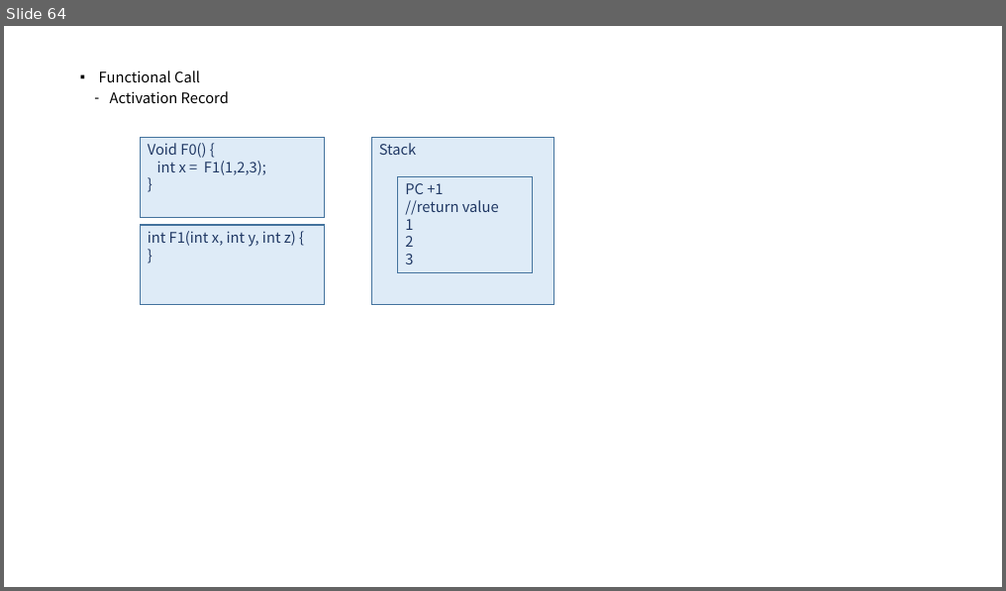
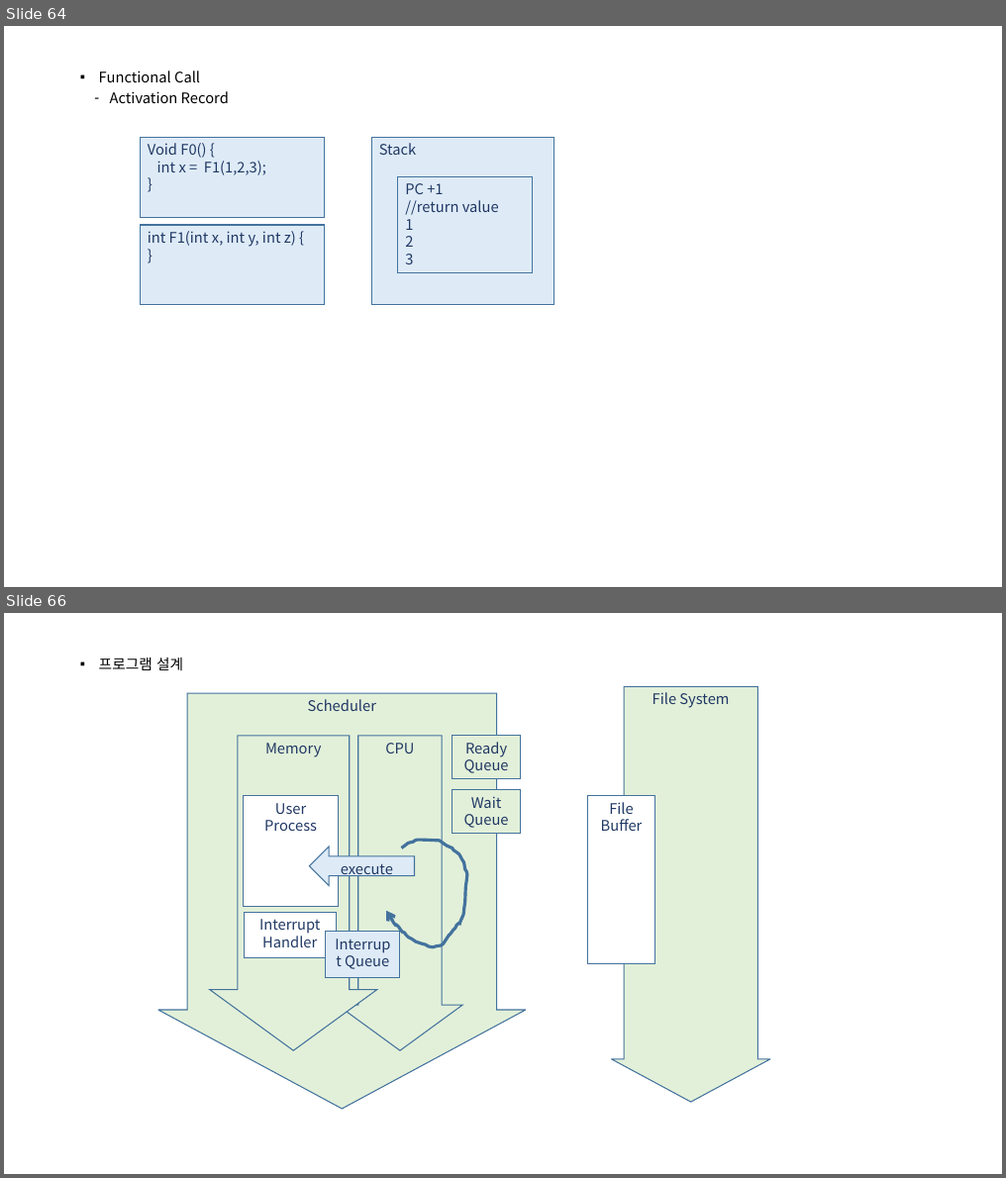
Before and after one commit to mjuclass/202202, a slide deck: OS/시스템프로그래밍2.pptx. Shown one above the other, each under a label of ours: slide 64 before the commit, slides 64 and 66 after it; the slides between them are not shown. The pictures are 1006x591 and 1006x1178 pixels, drawn with LibreOffice and Linux fonts; fonts in the diff are those of the drawing. Boxes give left, top, right and bottom in pixels: in the first picture for what was removed or moved away, otherwise in the second. Text is boxed around its words. In the diff, an @@ line names an element or a change of style, - is before the commit and + after.

```diff
--- a/OS/시스템프로그래밍2.pptx
+++ b/OS/시스템프로그래밍2.pptx
@@ slide 66 added at (4,613,1002,1174), background #FFFFFF @@
@@ text added at (99,658,183,670), 14 pt, text #000000 @@
+▪ 프로그램 설계
@@ down arrow added at (158,693,526,1109), fill #E2F0D9, outline #43739E 1 pt, 14 pt, text #203864 @@
+Scheduler
@@ down arrow added at (611,686,770,1102), fill #E2F0D9, outline #43739E 1 pt, 14 pt, text #203864 @@
+File System
@@ down arrow added at (210,736,377,1051), fill #E2F0D9, outline #43739E 1 pt, 14 pt, text #203864 @@
+Memory
@@ down arrow added at (338,736,463,1051), fill #E2F0D9, outline #43739E 1 pt, 14 pt, text #203864 @@
+CPU
@@ rectangle added at (452,736,520,779), fill #E2F0D9, outline #43739E 1 pt, 14 pt, text #203864 @@
+Ready Queue
@@ rectangle added at (452,789,520,833), fill #E2F0D9, outline #43739E 1 pt, 14 pt, text #203864 @@
+Wait Queue
@@ rectangle added at (244,796,339,906), fill #FFFFFF, outline #43739E 1 pt, 14 pt, text #203864 @@
+User Process
@@ rectangle added at (588,796,655,963), fill #FFFFFF, outline #43739E 1 pt, 14 pt, text #203864 @@
+File Buffer
@@ left arrow added at (310,847,414,885), fill #DEEBF7, outline #43739E 1 pt, 14 pt, text #203864 @@
+execute
@@ freeform shape added at (386,840,467,948), outline #43739E 3 pt @@
@@ rectangle added at (244,912,336,959), fill #FFFFFF, outline #43739E 1 pt, 14 pt, text #203864 @@
+Interrupt Handler
@@ rectangle added at (326,932,401,978), fill #DEEBF7, outline #43739E 1 pt, 14 pt, text #203864 @@
+Interrupt Queue
```
Also in this commit, not shown: 4 other slides added, 6 other files.
